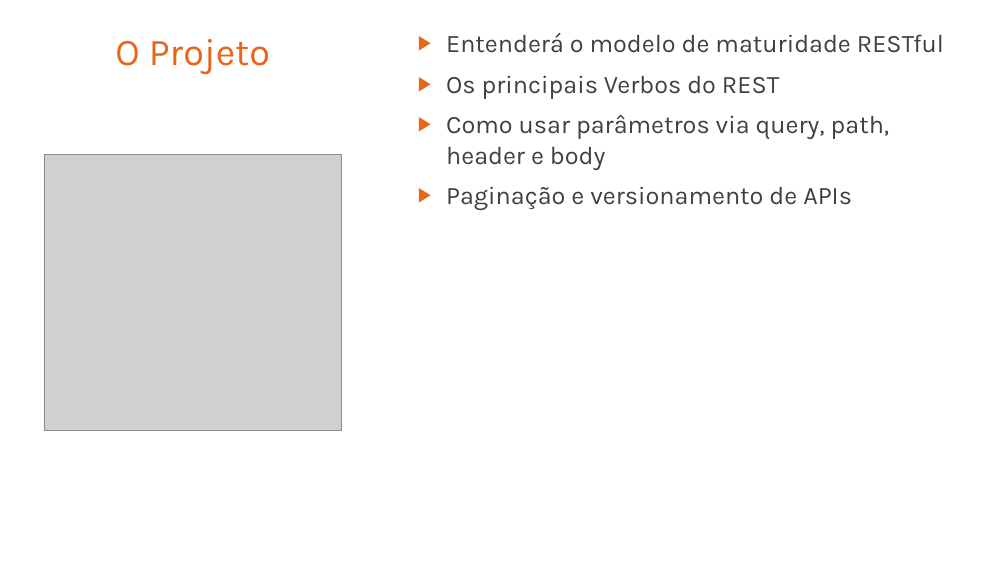
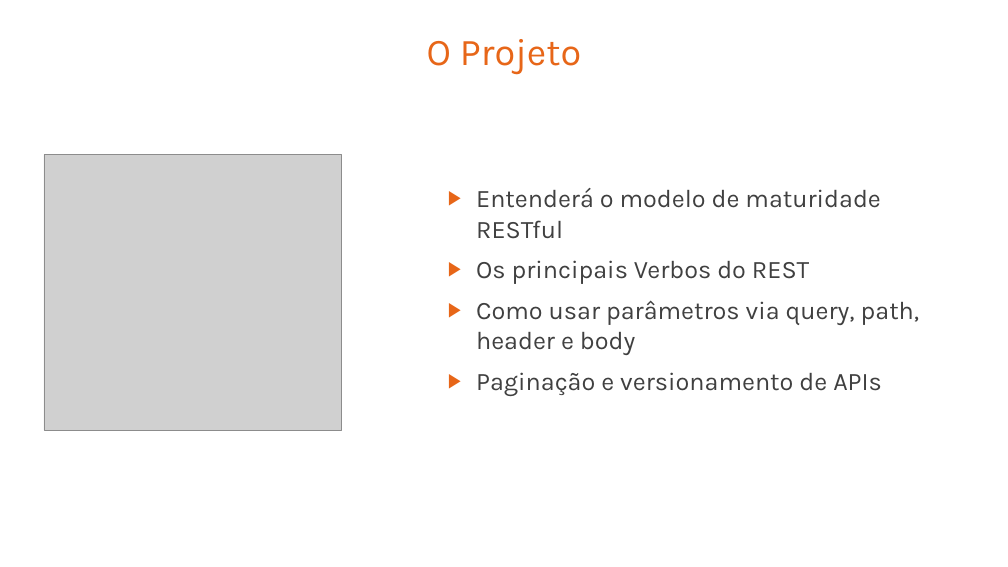
Before and after one commit to leandrocgsi/RestWithASP-NETUdemy, a slide deck: slide 18 of Documents/Building Modern RESTFul API's With ASP.NET Core - Architectural Overview.pptx. Drawn at 1008x567 pixels with LibreOffice and Linux fonts; fonts in the diff are those of the drawing; grey boxes stand for pictures. Boxes give left, top, right and bottom in pixels: in the first picture for what was removed or moved away, otherwise in the second. Text is boxed around its words. In the diff, an @@ line names an element or a change of style, - is before the commit and + after.

```diff
--- a/Documents/Building Modern RESTFul API's With ASP.NET Core - Architectural Overview.pptx
+++ b/Documents/Building Modern RESTFul API's With ASP.NET Core - Architectural Overview.pptx
@@ title "O Projeto": place and size @@
-title "O Projeto" at <box>115,39,270,74</box>
+title "O Projeto" at <box>427,39,581,74</box>
@@ text "Entenderá o modelo de maturidade ..." rewrapped from <box>446,33,944,210</box> to <box>476,188,920,396</box> @@
```
Also in this commit, not shown: 4 other slides changed.
